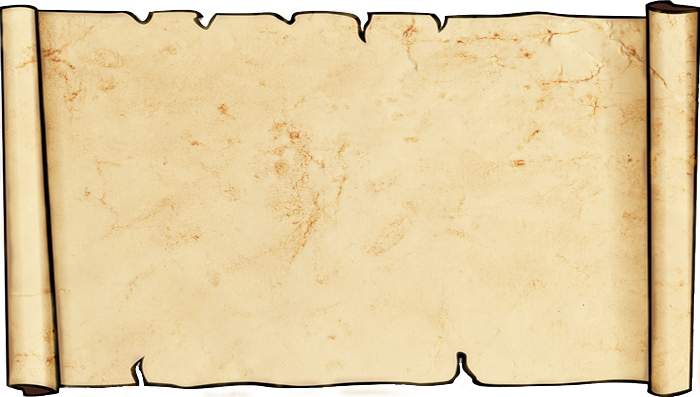
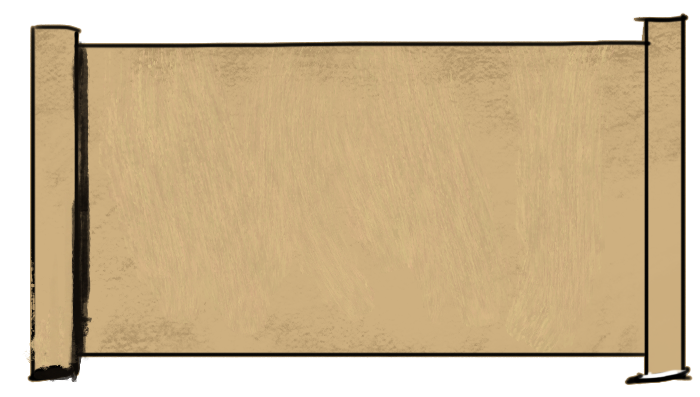
Layers edited between the first and the second (700, 397) image:
removed layer "old_scroll_texture_by_isthar_art" (was hard light, 75%) over [0, 0, 700, 397]
removed layer "Layer 0" over [0, 0, 700, 397]
added layer "Layer 4" above "Layer 3" over [27, 12, 693, 385]
added layer "Layer 5" over [22, 12, 693, 385]
